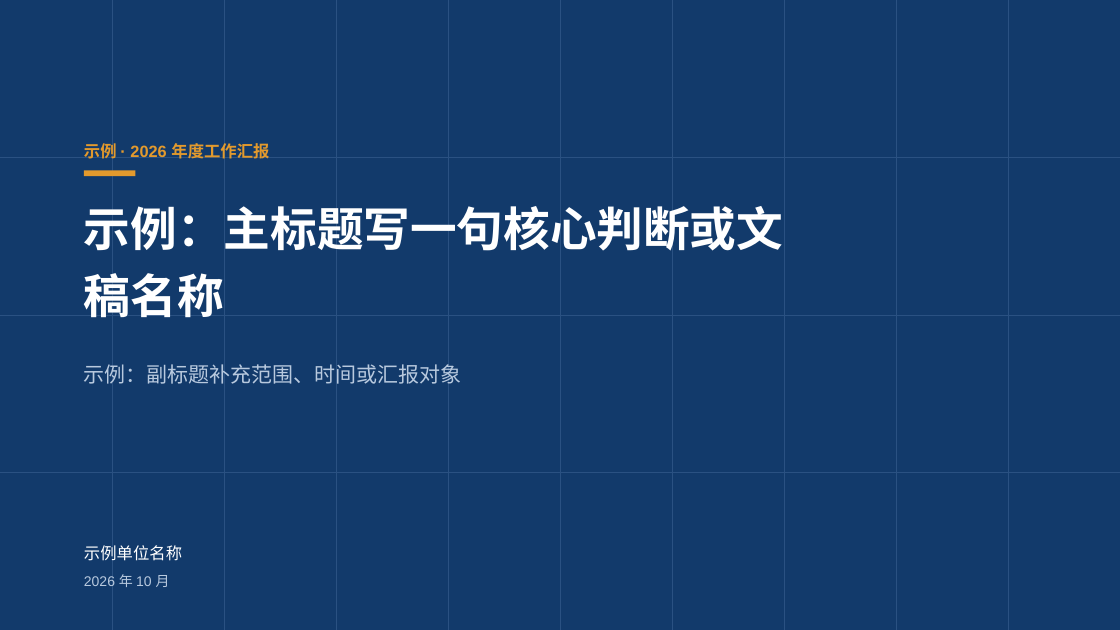
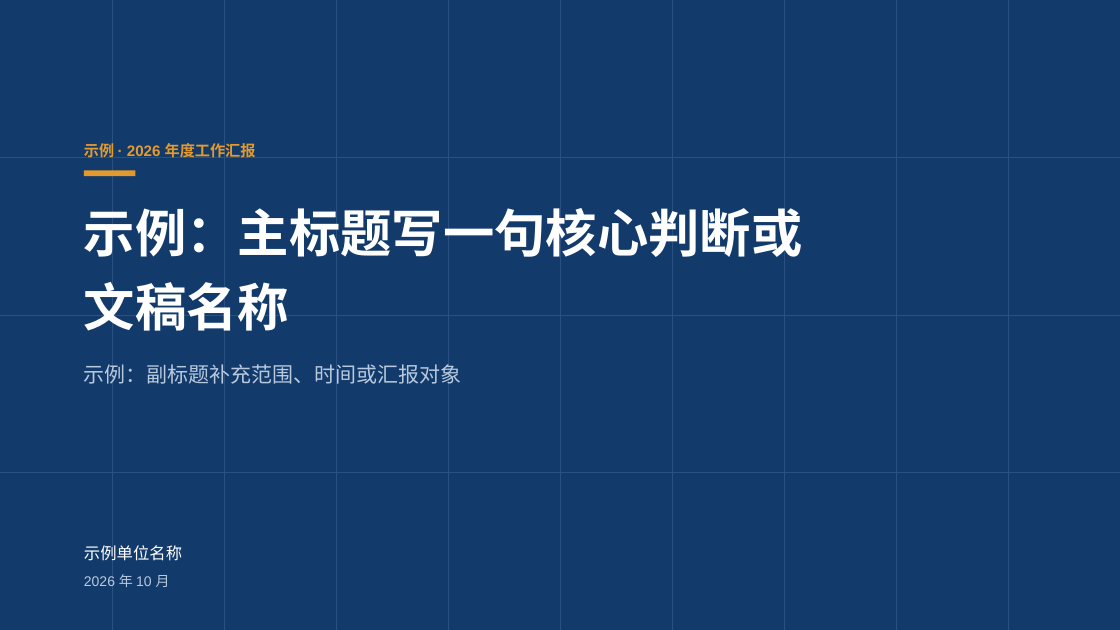
Before and after one commit to dataelement/bisheng, a slide deck: slide 1 of src/backend/bisheng/linsight/builtin_skills/bisheng-pptx/templates/blueprint/template.pptx. Drawn at 1120x630 pixels with LibreOffice and Linux fonts; fonts in the diff are those of the drawing. Boxes give left, top, right and bottom in pixels: in the first picture for what was removed or moved away, otherwise in the second. Text is boxed around its words. In the diff, an @@ line names an element or a change of style, - is before the commit and + after.

```diff
--- a/src/backend/bisheng/linsight/builtin_skills/bisheng-pptx/templates/blueprint/template.pptx
+++ b/src/backend/bisheng/linsight/builtin_skills/bisheng-pptx/templates/blueprint/template.pptx
@@ text "示例 · 2026 年度工作汇报" at bbox=[84, 143, 256, 158]: size 14 to 13 pt @@
@@ text "示例：主标题写一句核心判断或文稿名称" at bbox=[84, 208, 803, 331]: size 40 to 44 pt @@
```
Also in this commit, not shown: 14 other slides changed, 18 other files.
